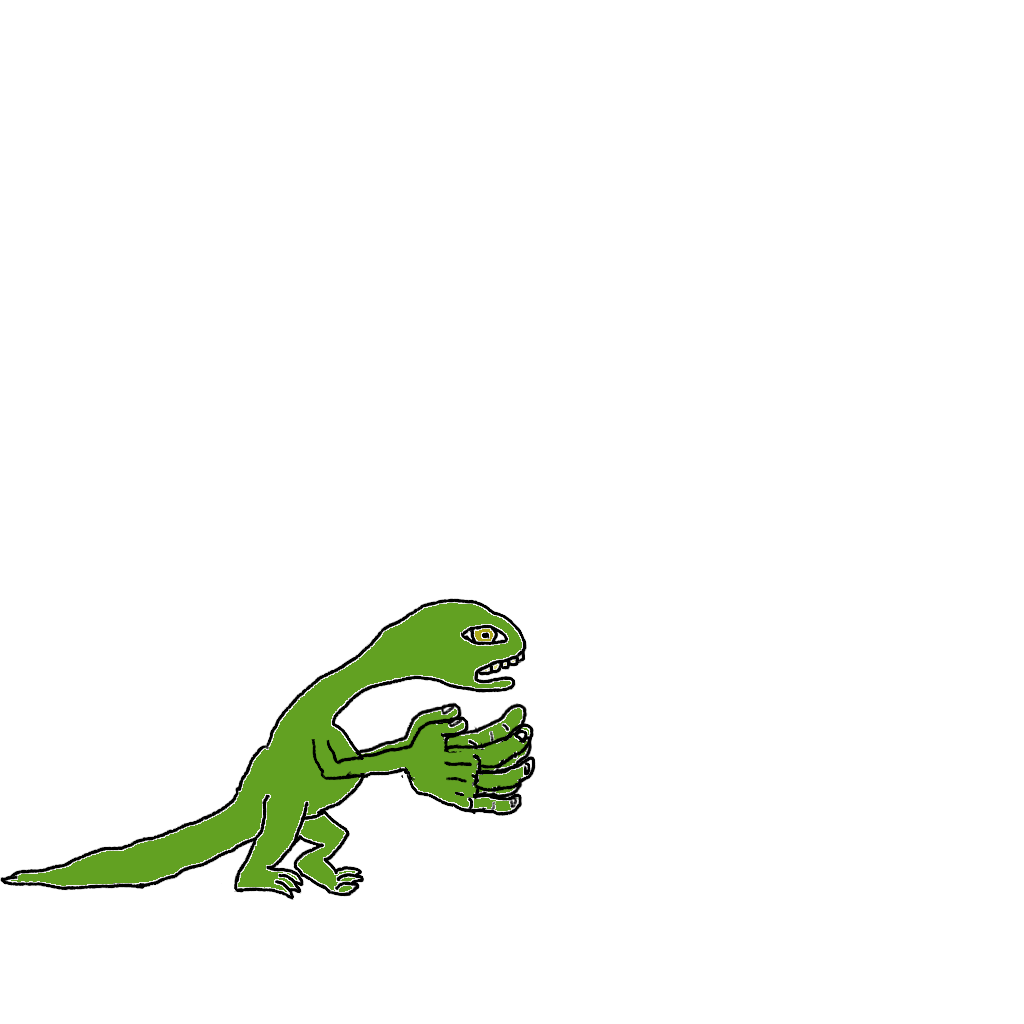
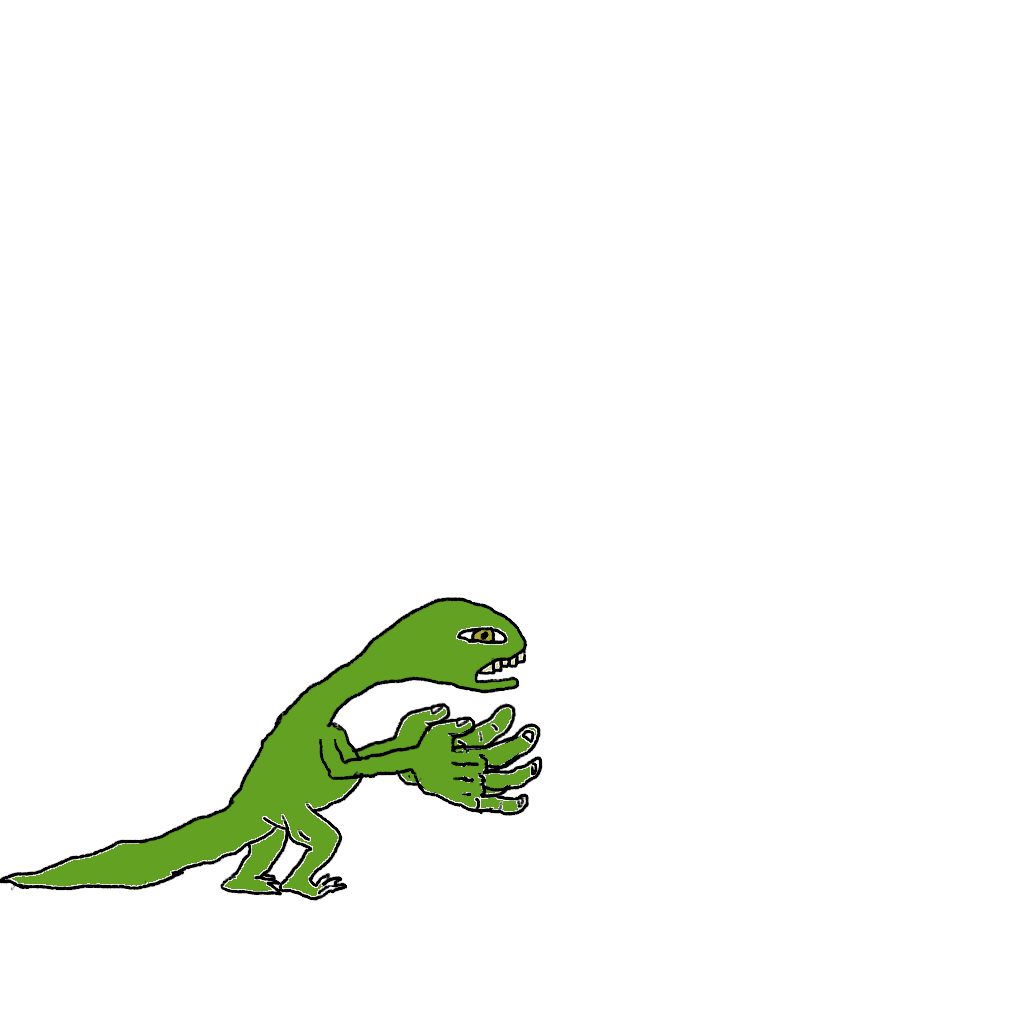
Layer changes from the first w=1024, h=1024 image to the second:
painted on "hand1 full" over [0, 704, 543, 901]
painted on "lineart" over [0, 597, 543, 896]
moved "main fills" above "hand 2 fill", painted on it over [0, 597, 543, 896]
painted on "hand 2 full" over [256, 640, 543, 832]
added layer "underfills" above "rough on 1s" over [320, 597, 543, 832]
